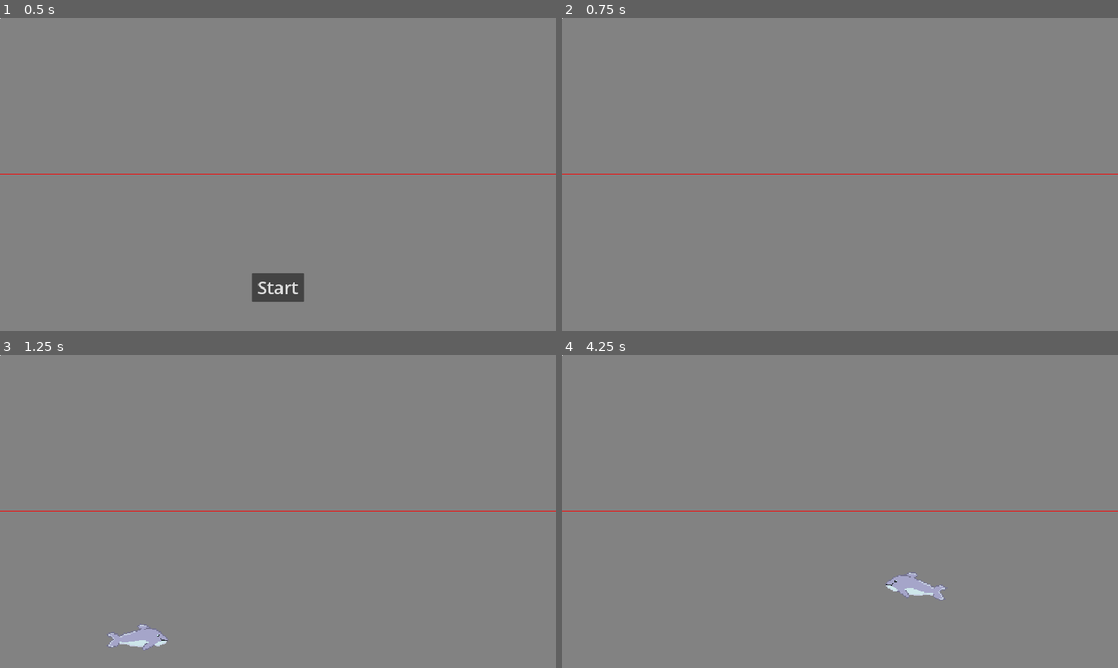
Above: before the commit, frames 1-4 (two rows, left to right).
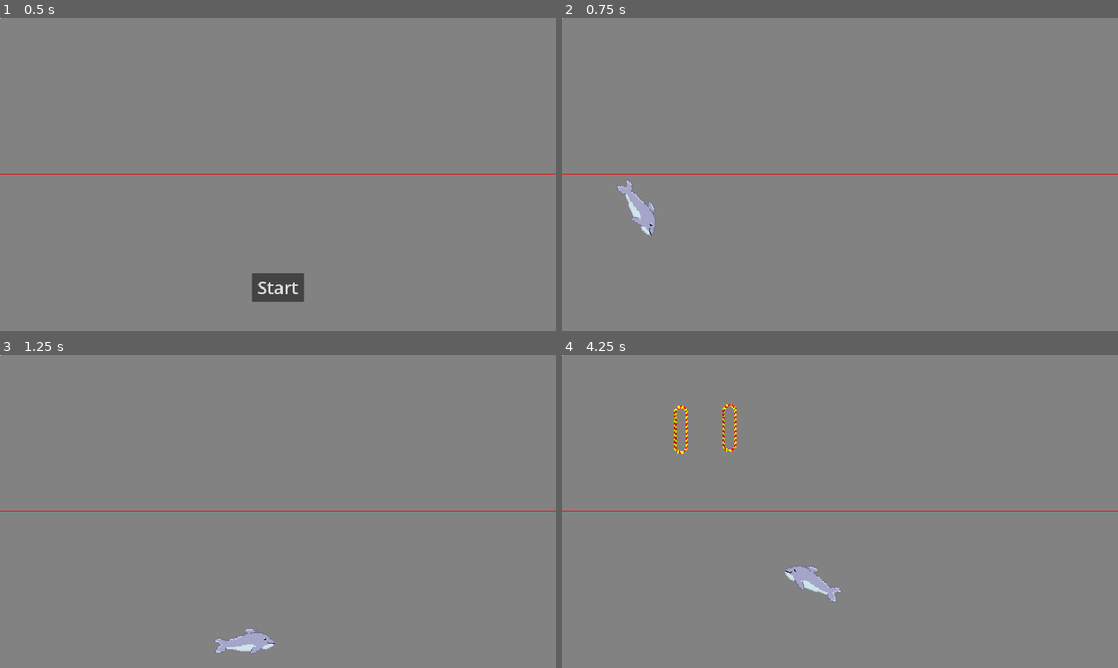
Above: after the commit, the same moments.

Repository: Kugelpanzer/GGJ-2024
Game: Godot game, scene res://Main.tscn
Two runs of this game, one before a commit and one after it. Both use one fixed random seed, a clock stepped at 60 frames per second and the inputs below.
Inputs (mouse positions are in pixels of both pictures, inside the frame that each line leads up to):
- Up to frame 1 (0.5 s): no input
- Up to frame 2 (0.75 s): click "Start" at 0.5 s
- Up to frame 3 (1.25 s): no input
- Up to frame 4 (4.25 s): move the mouse to (962, 495) at 1.27 s; move the mouse to (728, 527) at 2.02 s; move the mouse to (895, 442) at 2.77 s; move the mouse to (812, 574) at 3.52 s

Frame 1 is identical in both runs. In frame 2, 0.4% of the frame differs, in the area x 10-17%, y 52-70%; in frame 3, 0.9%; in frame 4, 1.2%, in the area x 20-69%, y 15-79%.

Commit message:
hoops work in progress

Diff:
--- a/Mob.gd
+++ b/Hoop.gd
@@ -1,14 +1,19 @@
 extends RigidBody2D
 
 func _ready():
+	"""
 	$AnimatedSprite2D.play()
 	var mob_types = Array($AnimatedSprite2D.sprite_frames.get_animation_names())
 	$AnimatedSprite2D.animation = mob_types.pick_random()
-	print("string here")
+	"""
+
+	"""
 	var tween = get_tree().create_tween()
 	tween.tween_property($AnimatedSprite2D, "scale", Vector2(), 1).set_trans(Tween.TRANS_BOUNCE)
 	tween.tween_property($AnimatedSprite2D, "modulate", Color.RED, 1).set_trans(Tween.TRANS_SINE)
 	tween.tween_callback($AnimatedSprite2D.queue_free)
+	"""
+
 
 
 func _on_VisibilityNotifier2D_screen_exited():
--- a/Mob.tscn
+++ b/Hoop.tscn
@@ -1,8 +1,7 @@
-[gd_scene load_steps=10 format=3 uid="uid://rkdnhqgf2hpj"]
+[gd_scene load_steps=9 format=3 uid="uid://rkdnhqgf2hpj"]
 
-[ext_resource type="Script" path="res://Mob.gd" id="1"]
-[ext_resource type="Texture2D" uid="uid://yqglrrsx7j1f" path="res://art/enemyFlyingAlt_1.png" id="2"]
-[ext_resource type="Texture2D" uid="uid://bpot8awhdn6ph" path="res://art/enemyFlyingAlt_2.png" id="3"]
+[ext_resource type="Script" path="res://Hoop.gd" id="1_nxtko"]
+[ext_resource type="Texture2D" uid="uid://dtvkfv27tutt0" path="res://art/DolphinHoopNeo.png" id="2_5i7wl"]
 [ext_resource type="Texture2D" uid="uid://bu4221t7qpa7d" path="res://art/enemyWalking_1.png" id="4"]
 [ext_resource type="Texture2D" uid="uid://booij5t7h4efb" path="res://art/enemyWalking_2.png" id="5"]
 [ext_resource type="Texture2D" uid="uid://5lvm88ij4jqn" path="res://art/enemySwimming_1.png" id="6"]
@@ -12,10 +11,7 @@
 animations = [{
 "frames": [{
 "duration": 1.0,
-"texture": ExtResource("2")
-}, {
-"duration": 1.0,
-"texture": ExtResource("3")
+"texture": ExtResource("2_5i7wl")
 }],
 "loop": true,
 "name": &"fly",
@@ -48,15 +44,16 @@
 radius = 37.0
 height = 100.0
 
-[node name="Mob" type="RigidBody2D" groups=["mobs"]]
+[node name="Hoop" type="RigidBody2D" groups=["mobs"]]
 collision_mask = 0
 gravity_scale = 0.0
-script = ExtResource("1")
+script = ExtResource("1_nxtko")
 
 [node name="AnimatedSprite2D" type="AnimatedSprite2D" parent="."]
-scale = Vector2(0.75, 0.75)
+scale = Vector2(4, 4)
 sprite_frames = SubResource("1")
-animation = &"walk"
+animation = &"fly"
+frame_progress = 0.632875
 
 [node name="CollisionShape2D" type="CollisionShape2D" parent="."]
 rotation = 1.5708
--- a/Main.gd
+++ b/Main.gd
@@ -2,11 +2,19 @@
 
 @export var mob_scene: PackedScene
 @export var water_height =540
+@export var hoop_comp = Array()
+@export var x_offset = 100
 var score
+
+var setups : Array = []
+var vector_list_1 = [Vector2(1, 2), Vector2(3, 4), Vector2(5, 6)]
+var vector_list_2 = [Vector2(7, 8), Vector2(9, 10), Vector2(11, 12)]
+
+var current_hoop_list : Array = []
 
 func game_over():
 	$ScoreTimer.stop()
-	$MobTimer.stop()
+	$HoopTimer.stop()
 	$HUD.show_game_over()
 	$Music.stop()
 	$DeathSound.play()
@@ -29,7 +37,6 @@
 		$Player.in_water = true
 
 func _on_MobTimer_timeout():
-	"""
 	# Create a new instance of the Mob scene.
 	var mob = mob_scene.instantiate()
 
@@ -38,22 +45,21 @@
 	mob_spawn_location.progress = randi()
 
 	# Set the mob's direction perpendicular to the path direction.
-	var direction = mob_spawn_location.rotation + PI / 2
+	#var direction = mob_spawn_location.rotation + PI / 2
 
 	# Set the mob's position to a random location.
 	mob.position = mob_spawn_location.position
 
 	# Add some randomness to the direction.
-	direction += randf_range(-PI / 4, PI / 4)
-	mob.rotation = direction
+	#direction += randf_range(-PI / 4, PI / 4)
+	#mob.rotation = direction
 
 	# Choose the velocity for the mob.
-	var velocity = Vector2(randf_range(150.0, 250.0), 0.0)
-	mob.linear_velocity = velocity.rotated(direction)
+	#var velocity = Vector2(randf_range(150.0, 250.0), 0.0)
+	#mob.linear_velocity = velocity.rotated(direction)
 
 	# Spawn the mob by adding it to the Main scene.
 	add_child(mob)
-	"""
 
 func _on_ScoreTimer_timeout():
 	score += 1
@@ -61,5 +67,5 @@
 
 
 func _on_StartTimer_timeout():
-	$MobTimer.start()
+	$HoopTimer.start()
 	$ScoreTimer.start()
--- a/Main.tscn
+++ b/Main.tscn
@@ -1,13 +1,19 @@
 [gd_scene load_steps=9 format=3 uid="uid://cyfwty2q3rdse"]
 
 [ext_resource type="Script" path="res://Main.gd" id="1"]
-[ext_resource type="PackedScene" uid="uid://rkdnhqgf2hpj" path="res://Mob.tscn" id="2"]
+[ext_resource type="PackedScene" uid="uid://rkdnhqgf2hpj" path="res://Hoop.tscn" id="2"]
 [ext_resource type="PackedScene" uid="uid://4vwrqjegqwpj" path="res://Dolphin.tscn" id="3"]
 [ext_resource type="PackedScene" uid="uid://ccqoreueuxdb7" path="res://HUD.tscn" id="4"]
 [ext_resource type="AudioStream" uid="uid://q2pf4fr8d0ks" path="res://art/House In a Forest Loop.ogg" id="5"]
 [ext_resource type="AudioStream" uid="uid://dw26fpygeag8o" path="res://art/gameover.wav" id="6"]
-[ext_resource type="PackedScene" uid="uid://6ygqq31w6qkf" path="res://Water.tscn" id="7_bbi0j"]
+[ext_resource type="PackedScene" uid="uid://bpcm67gm8sok3" path="res://Water.tscn" id="7_bbi0j"]
 [ext_resource type="Script" path="res://Water.gd" id="8_ofdqp"]
+
+[sub_resource type="Curve2D" id="1"]
+_data = {
+"points": PackedVector2Array(0, 0, 0, 0, 0, 0, 0, 0, 0, 0, 1215.5, 83.0487, 0, 0, 0, 0, 1449.57, 214.825, 0, 0, 0, 0, 9.4469, 260.586, 0, 0, 0, 0, 0, 0)
+}
+point_count = 5
 
 [node name="Main" type="Node"]
 script = ExtResource("1")
@@ -23,8 +29,8 @@
 
 [node name="Player" parent="." instance=ExtResource("3")]
 
-[node name="MobTimer" type="Timer" parent="."]
-wait_time = 0.5
+[node name="HoopTimer" type="Timer" parent="."]
+wait_time = 0.755
 
 [node name="ScoreTimer" type="Timer" parent="."]
 
@@ -33,7 +39,15 @@
 one_shot = true
 
 [node name="StartPosition" type="Marker2D" parent="."]
-position = Vector2(-200, 500)
+position = Vector2(240, 450)
+
+[node name="MobPath" type="Path2D" parent="."]
+scale = Vector2(0.952694, 2.36006)
+curve = SubResource("1")
+
+[node name="MobSpawnLocation" type="PathFollow2D" parent="MobPath"]
+rotation = 0.0682186
+scale = Vector2(2.44, 1)
 
 [node name="HUD" parent="." instance=ExtResource("4")]
 
@@ -47,7 +61,7 @@
 script = ExtResource("8_ofdqp")
 
 [connection signal="hit" from="Player" to="." method="game_over"]
-[connection signal="timeout" from="MobTimer" to="." method="_on_MobTimer_timeout"]
+[connection signal="timeout" from="HoopTimer" to="." method="_on_MobTimer_timeout"]
 [connection signal="timeout" from="ScoreTimer" to="." method="_on_ScoreTimer_timeout"]
 [connection signal="timeout" from="StartTimer" to="." method="_on_StartTimer_timeout"]
 [connection signal="start_game" from="HUD" to="." method="new_game"]
Binary file added: DolphinHoopNeo.png
Not shown, added: DolphinHoopNeo.png.import
